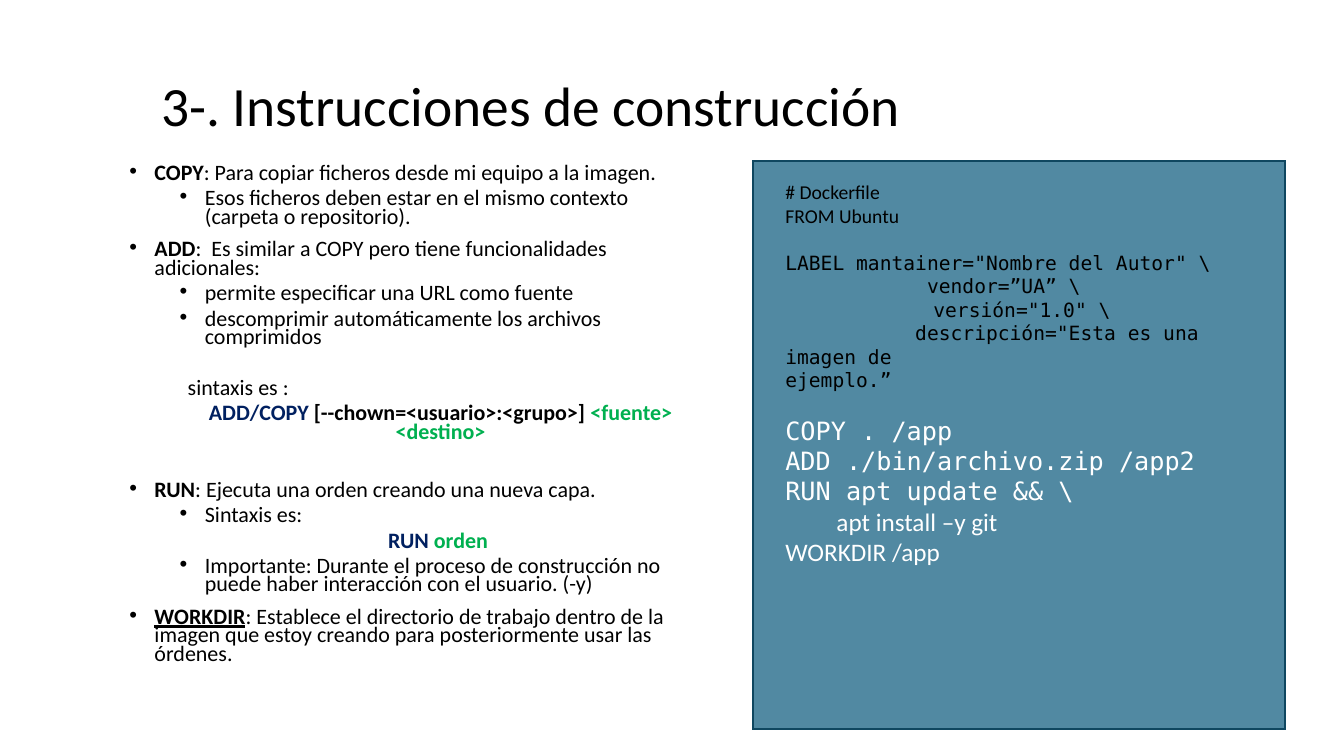
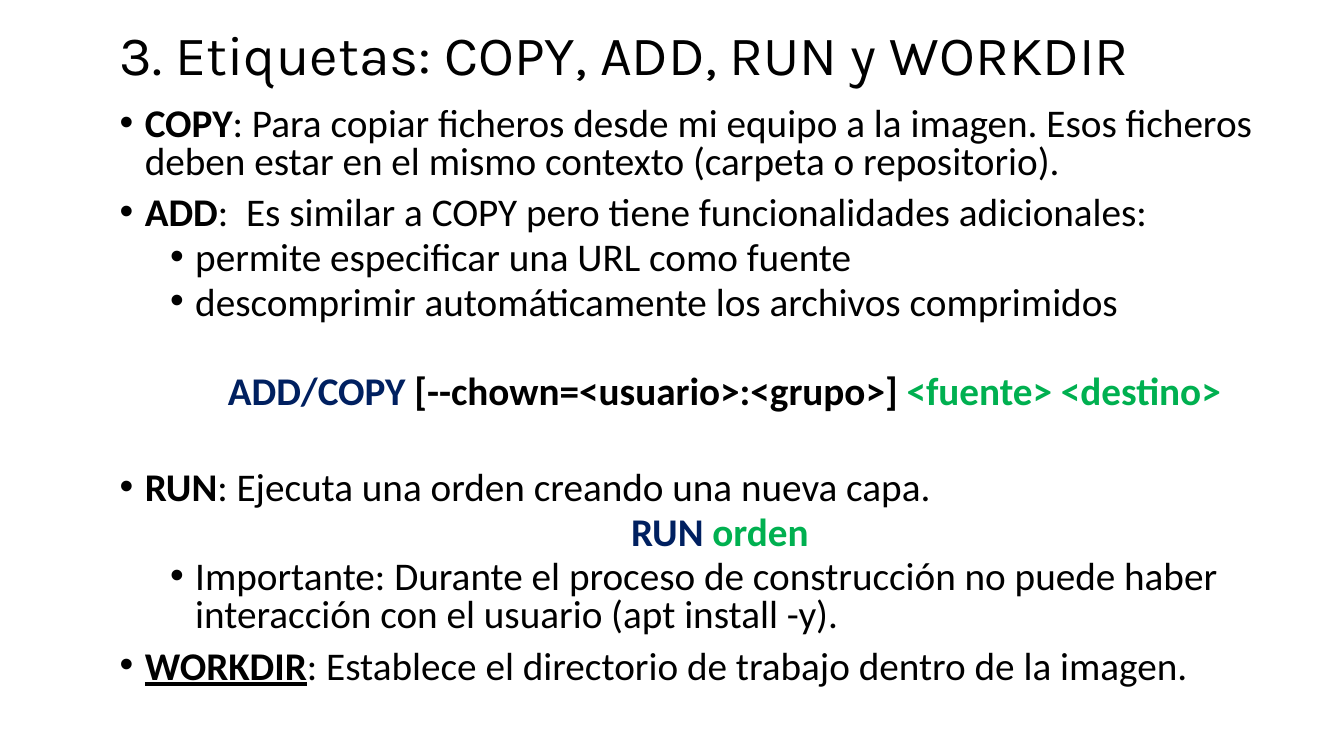
Before and after one commit to jpaniorte/docker25, a slide deck: slide 17 of ppt/3_Dockerfile.pptx. Drawn at 1344x756 pixels with LibreOffice and Linux fonts; fonts in the diff are those of the drawing. Boxes give left, top, right and bottom in pixels: in the first picture for what was removed or moved away, otherwise in the second. Text is boxed around its words. In the diff, an @@ line names an element or a change of style, - is before the commit and + after.

```diff
--- a/ppt/3_Dockerfile.pptx
+++ b/ppt/3_Dockerfile.pptx
@@ text added at (120,37,1129,88), 39.6 pt, text #000000 @@
+3. Etiquetas: COPY, ADD, RUN y WORKDIR
@@ title removed at (161,87,899,127) @@
-3-. Instrucciones de construcción
@@ text "COPY: Para copiar ficheros desde ...": place and size @@
-text "COPY: Para copiar ficheros desde ..." at (154,164,672,661)
+text "COPY: Para copiar ficheros desde ..." at (145,109,1252,687)
@@ text at (145,109,1252,182): text changed; size 15.7 to 28 pt @@
-• COPY: Para copiar ficheros desde mi equipo a la imagen.
-  • Esos ficheros deben estar en el mismo contexto (carpeta o repositorio).
+• COPY: Para copiar ficheros desde mi equipo a la imagen. Esos ficheros deben estar en el mismo contexto (carpeta o repositorio).
@@ rectangle removed at (753,160,1286,729) @@
@@ text at (145,198,1221,547): size 15.7 to 28 pt in "ADD: Es similar a COPY pero tiene ...", "permite especificar una URL como fuente", "descomprimir automáticamente los archivos comprimidos", "ADD/COPY [--chown=<usuario>:<grupo>] <fuente> <destino>" and 2 more places; line spacing 0.7 to 0.8 @@
@@ text removed at (785,185,1198,565) @@
-# Dockerfile
-FROM Ubuntu
-LABEL mantainer="Nombre del Autor" \
-vendor=”UA” \
-versión="1.0" \
-descripción="Esta es una imagen de ejemplo.”
-COPY . /app
-ADD ./bin/archivo.zip /app2
-RUN apt update && \
-apt install –y git
-WORKDIR /app
@@ text at (188,380,278,395): paragraph removed @@
-  sintaxis es :
@@ text at (205,507,302,522): paragraph removed @@
-  • Sintaxis es:
@@ text at (145,562,1217,687): text changed; size 15.7 to 28 pt @@
-  • Importante: Durante el proceso de construcción no puede haber interacción con el usuario. (-y)
-• WORKDIR: Establece el directorio de trabajo dentro de la imagen que estoy creando para posteriormente usar las órdenes.
+  • Importante: Durante el proceso de construcción no puede haber interacción con el usuario (apt install -y).
+• WORKDIR: Establece el directorio de trabajo dentro de la imagen.
```
Also in this commit, not shown: 5 other slides changed, 13 slides added, 7 slides removed, 3 other files.
